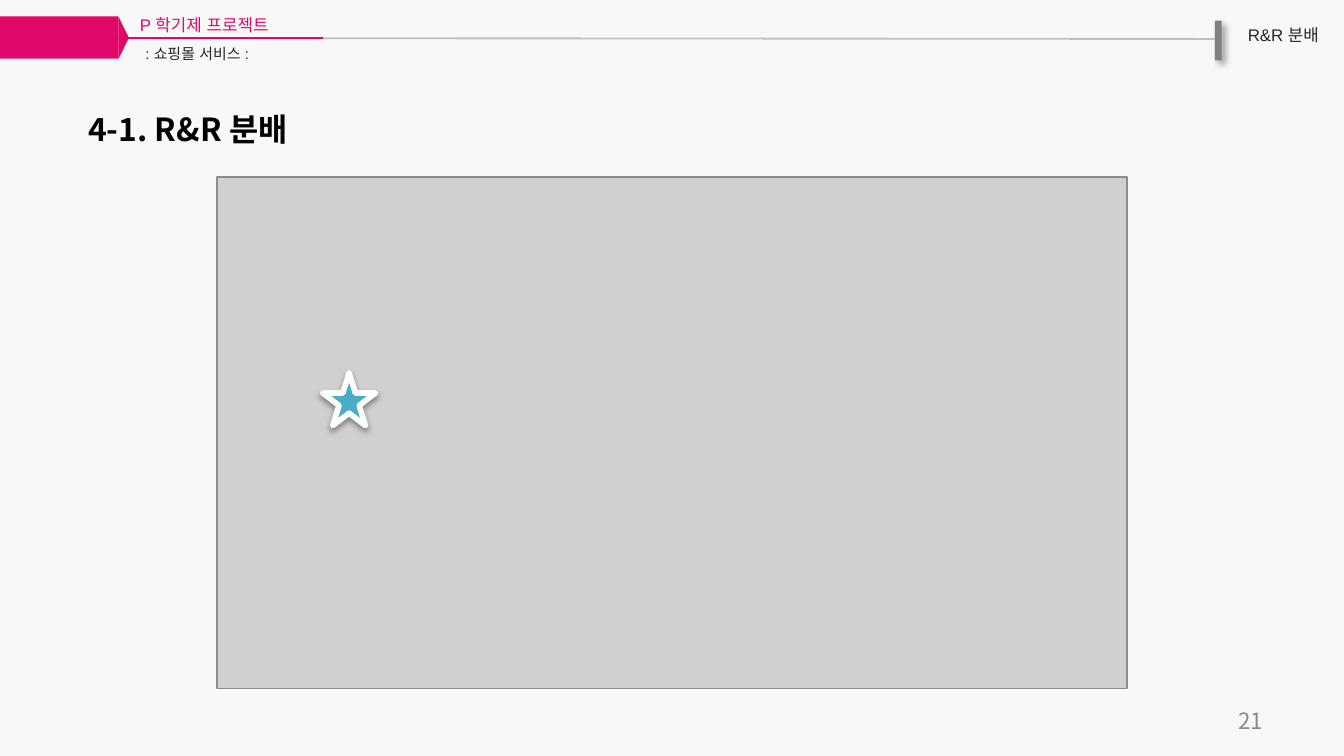
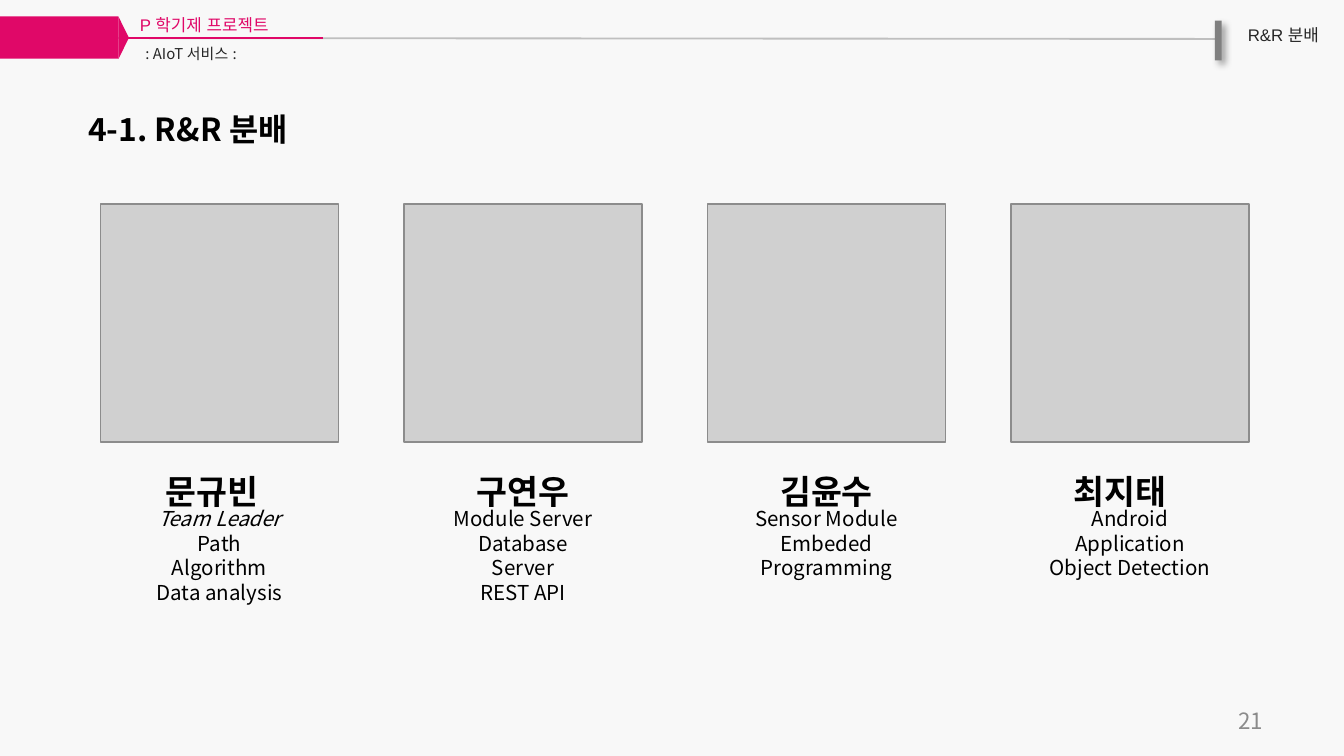
Before and after one commit to GCUpProject/P1, a slide deck: slide 24 of Presentation/P프로젝트-1조 제안서.pptx (slide 26 before the commit). Drawn at 1344x756 pixels with LibreOffice and Linux fonts; fonts in the diff are those of the drawing; grey boxes stand for pictures. Boxes give left, top, right and bottom in pixels: in the first picture for what was removed or moved away, otherwise in the second. Text is boxed around its words. In the diff, an @@ line names an element or a change of style, - is before the commit and + after.

```diff
--- a/Presentation/P프로젝트-1조 제안서.pptx
+++ b/Presentation/P프로젝트-1조 제안서.pptx
@@ text at [153,46,228,60]: text changed; font Arial to Noto Sans CJK KR @@
-: 쇼핑몰 서비스 :
+: AIoT 서비스 :
@@ picture removed at [216,177,1126,689] @@
@@ picture added at [101,204,339,442] @@
@@ picture added at [405,204,642,442] @@
@@ picture added at [707,204,945,442] @@
@@ picture added at [1011,204,1249,442] @@
@@ star removed at [323,372,375,425] @@
@@ text added at [166,476,259,514], 18 pt, text #000000, bold @@
+문규빈
@@ text added at [477,476,570,514], 18 pt, text #000000, bold @@
+구연우
@@ text added at [780,476,873,514], 18 pt, text #000000, bold @@
+김윤수
@@ text added at [1074,475,1167,514], 18 pt, text #000000, bold @@
+최지태
@@ text added at [156,504,282,605], 11 pt, text #000000 @@
+Team Leader
+Path Algorithm
+Data analysis
@@ text added at [454,506,592,601], 11 pt, text #000000 @@
+Module Server
+Database Server
+REST API
@@ text added at [755,506,898,580], 11 pt, text #000000 @@
+Sensor Module
+Embeded Programming
@@ text added at [1050,506,1210,580], 11 pt, text #000000 @@
+Android Application
+Object Detection
```
Also in this commit, not shown: 14 other slides changed, 5 slides added, 7 slides removed.
